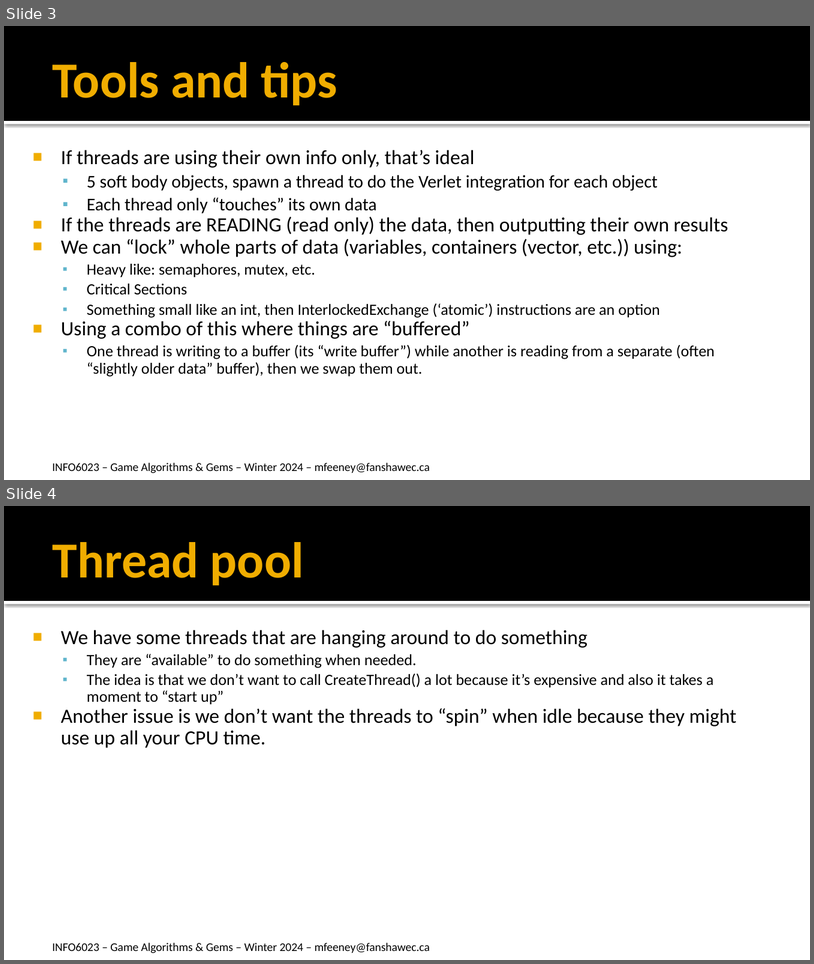
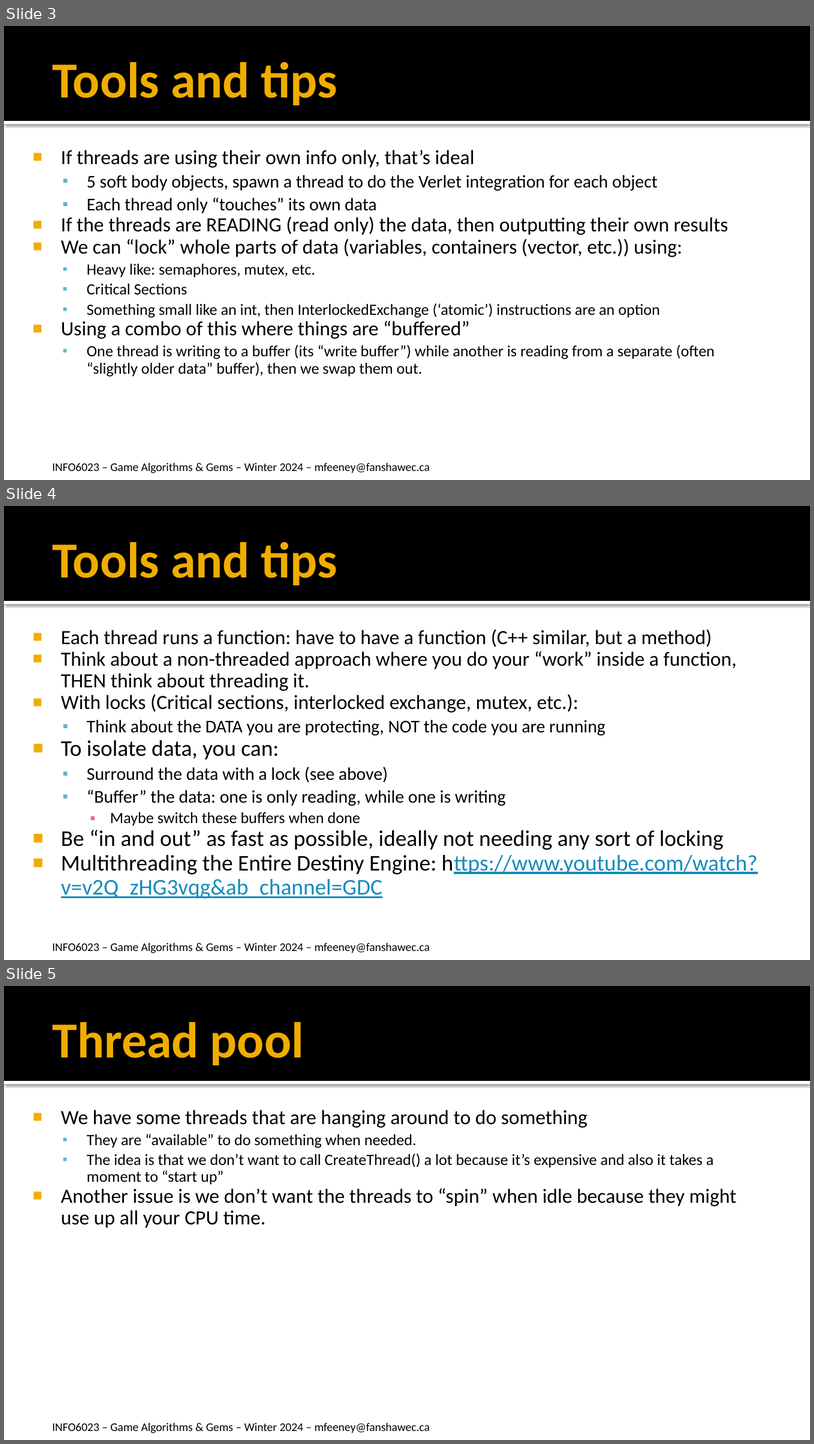
Before and after one commit to FeeneyCodes/GDP202324, a slide deck: 6023_Gems/D2D/W04 (threading)/6023_W04_Threading_Notes.pptx. Shown one above the other, each under a label of ours: slides 3 and 4 before the commit, slides 3, 4 and 5 after it. The pictures are 814x964 and 814x1444 pixels, drawn with LibreOffice and Linux fonts; fonts in the diff are those of the drawing. Boxes give left, top, right and bottom in pixels: in the first picture for what was removed or moved away, otherwise in the second. Text is boxed around its words. In the diff, an @@ line names an element or a change of style, - is before the commit and + after.

Commit message:
Threaded soft body

```diff
--- a/6023_Gems/D2D/W04 (threading)/6023_W04_Threading_Notes.pptx
+++ b/6023_Gems/D2D/W04 (threading)/6023_W04_Threading_Notes.pptx
@@ slide 4 added at [4, 506, 810, 960], background #FFFFFF; not listed: 3 template elements that a slide beside it also shows @@
@@ title added at [53, 542, 338, 586], 45 pt, text #F0AD00, bold @@
+Tools and tips
@@ text added at [61, 629, 758, 898], 18 pt, text #000000 @@
+■ Each thread runs a function: have to have a function (C++ similar, but a method)
+■ Think about a non-threaded approach where you do your “work” inside a function, THEN think about threading it.
+■ With locks (Critical sections, interlocked exchange, mutex, etc.):
+  ▪ Think about the DATA you are protecting, NOT the code you are running
+■ To isolate data, you can:
+  ▪ Surround the data with a lock (see above)
+  ▪ “Buffer” the data: one is only reading, while one is writing
+    ▪ Maybe switch these buffers when done
+■ Be “in and out” as fast as possible, ideally not needing any sort of locking
+■ Multithreading the Entire Destiny Engine: https://www.youtube.com/watch?v=v2Q_zHG3vqg&ab_channel=GDC
@@ what was slide 4 is now slide 5 @@
```
Also in this commit, not shown: 1 slide changed, 11 other files.
